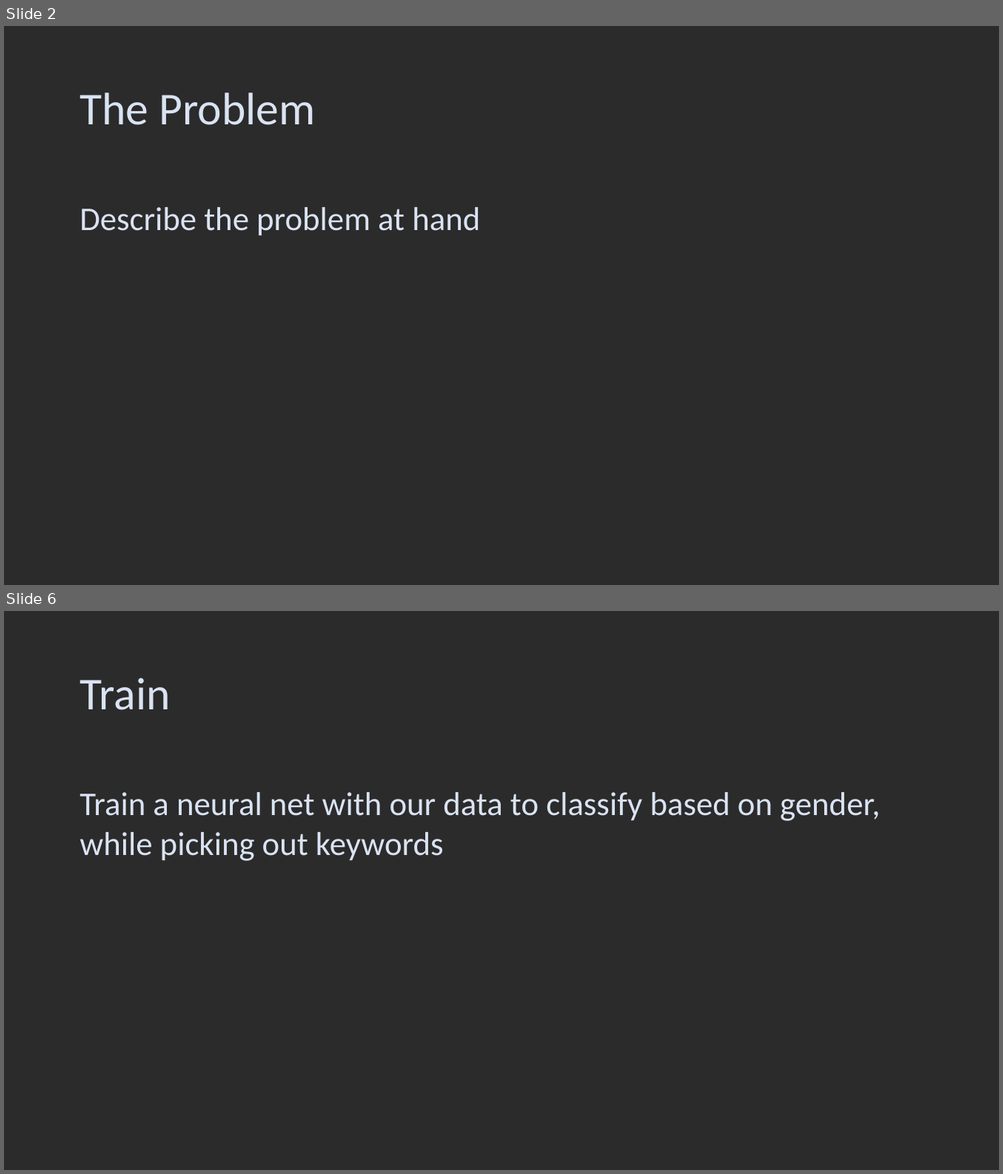
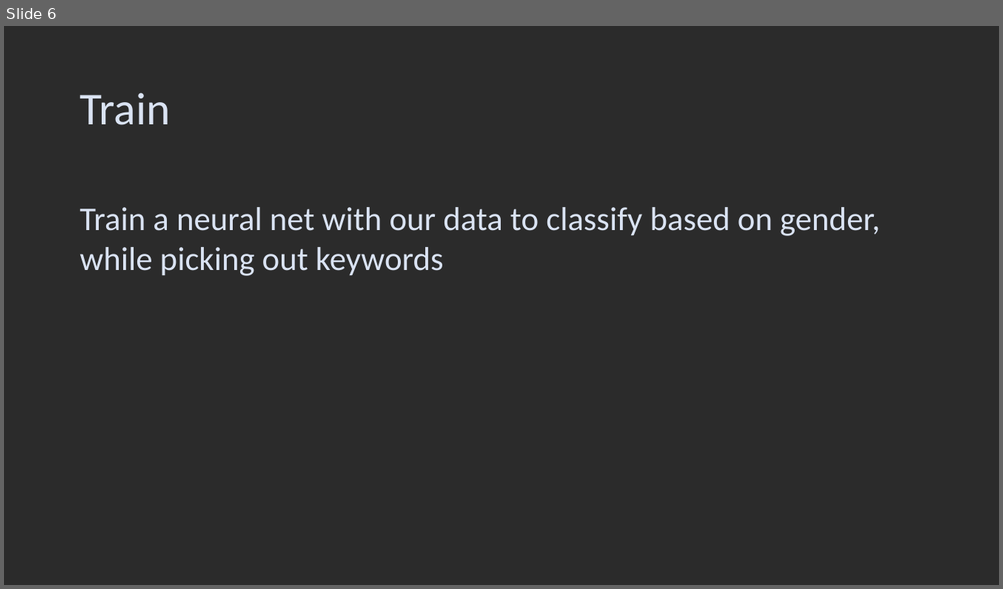
Before and after one commit to yurilavinas/ai_big_data_quantum_compution, a slide deck: DegenderisePresentation.pptx. Shown one above the other, each under a label of ours: slides 2 and 6 before the commit, slide 6 after it; the slides between them are not shown. The pictures are 1003x1174 and 1003x589 pixels, drawn with LibreOffice and Linux fonts; fonts in the diff are those of the drawing; background and template pictures are left out; a plain dark background stands for a picture behind light text. Boxes give left, top, right and bottom in pixels: in the first picture for what was removed or moved away, otherwise in the second. Text is boxed around its words. In the diff, an @@ line names an element or a change of style, - is before the commit and + after.

```diff
--- a/DegenderisePresentation.pptx
+++ b/DegenderisePresentation.pptx
@@ slide 2 removed at box(4, 26, 999, 585), background picture (left out) @@
@@ title removed at box(79, 93, 315, 125) @@
-The Problem
@@ text removed at box(79, 207, 480, 236) @@
-Describe the problem at hand
```
Also in this commit, not shown: 3 slides changed, 1 slide added.
